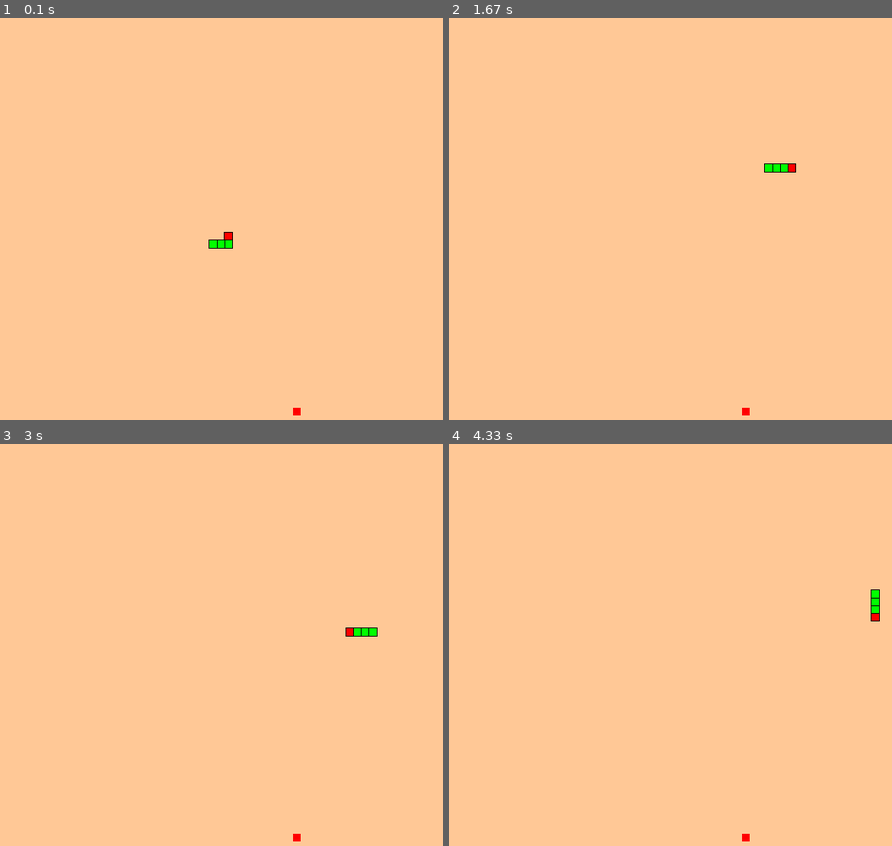
Above: before the commit, frames 1-4 (two rows, left to right).
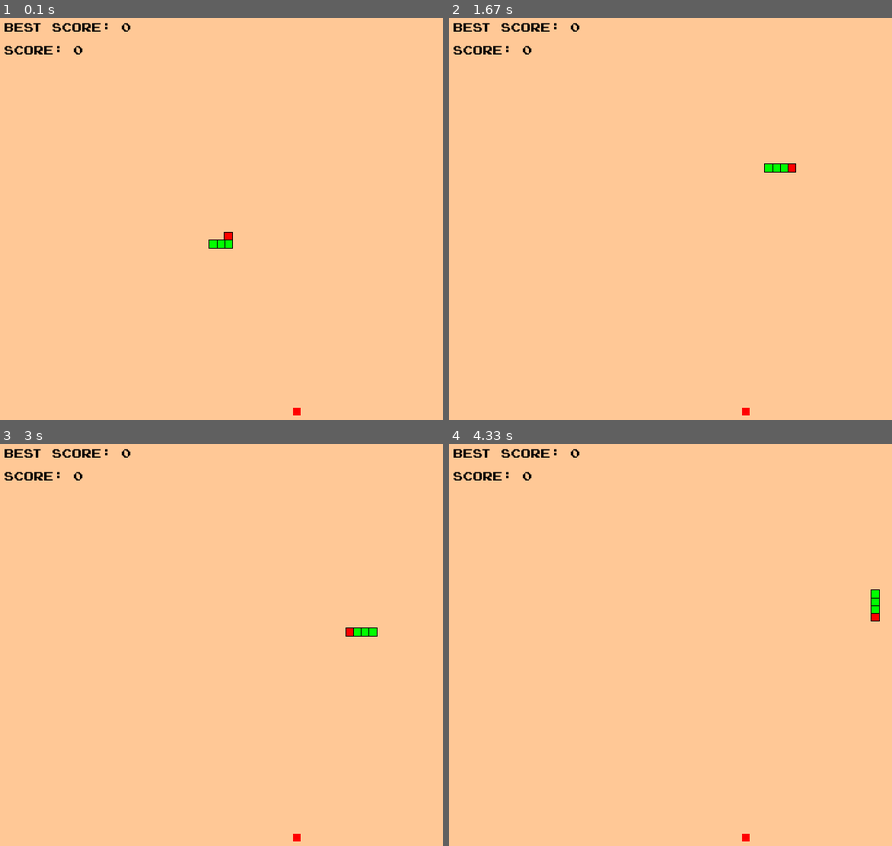
Above: after the commit, the same moments.

Repository: PatrikElias2/Projects
Game: pygame game, started from Python Projects/Snake game - Pygame/game.py
Same seed, same stepped clock (60 frames per second), same inputs: the game is played once before the commit and once after it.
Inputs:
- Up to frame 1 (0.1 s): no input
- Up to frame 2 (1.67 s): hold Right 0.33-0.8 s; hold Up 0.83-1.13 s; hold Right 1.17-1.63 s
- Up to frame 3 (3 s): hold Down 2.23-2.53 s; hold Left 2.57-2.97 s
- Up to frame 4 (4.33 s): hold Up 3-3.37 s; hold Right 3.4-4.03 s; hold Down from 4.07 s (still down)

The runs differ from the first frame. In frame 1, 0.5% of the frame differs, in the area x 1-30%, y 1-10%; in frame 2, 0.5%; in frame 3, 0.5%; in frame 4, 0.5%.

Commit message:
Added score and best score texts

Diff:
--- a/Python Projects/Snake game - Pygame/game.py
+++ b/Python Projects/Snake game - Pygame/game.py
@@ -21,16 +21,18 @@
 snake_body_color = (0, 255, 0)
 black_color_bg = (0, 0, 0)
 
-# Fonts
-big_font = pygame.font.Font('font/ARCADECLASSIC.TTF', 64)
-big_font = pygame.font.Font('font/ARCADECLASSIC.TTF', 32)
-
 # variables
 snake_rect_size = 10
 food_rect_size = 10
 border_size = 1  # Size of the black border around the head and body
 score = 0
 best_score = 0
+
+# Fonts
+big_font = pygame.font.Font('font/font.otf', 64)
+small_font = pygame.font.Font('font/font.otf', 16)
+
+
 
 class Snake:
     def __init__(self):
@@ -94,9 +96,16 @@
         self.move_counter = 0
         self.move_delay = 4  # Change this value to control the speed (higher = slower)
 
+    def draw_score(self):
+        score_text = small_font.render(f'Score: {self.score}', True, black_color_bg)
+        best_score_text = small_font.render(f'Best Score: {self.best_score}', True, black_color_bg)
+        window.blit(score_text, (10, 40))
+        window.blit(best_score_text, (10, 10))
+
     def draw(self):
         self.snake.draw(window)
         self.food.draw(window)
+        self.draw_score()
 
     def check_collision(self):
         # x and y position of snake's head
@@ -107,6 +116,8 @@
             self.snake.grow()
             self.food.respawn()
             self.score += 5
+            if self.score > self.best_score:
+                self.best_score = self.score
 
         # Check collision with window boundaries
         if head_x < 0 or head_x >= WIDTH or head_y < 0 or head_y >= HEIGHT:
@@ -125,8 +136,11 @@
 
     def game_over(self):
         # For simplicity, we will just reset the game
+        self.score = 0
         self.snake = Snake()
         self.food = Food(self.snake.body)
+
+
 
 game = Game()
 
Binary file removed: Python Projects/Snake game - Pygame/font/ARCADECLASSIC.TTF
Binary file added: Python Projects/Snake game - Pygame/font/font.otf
